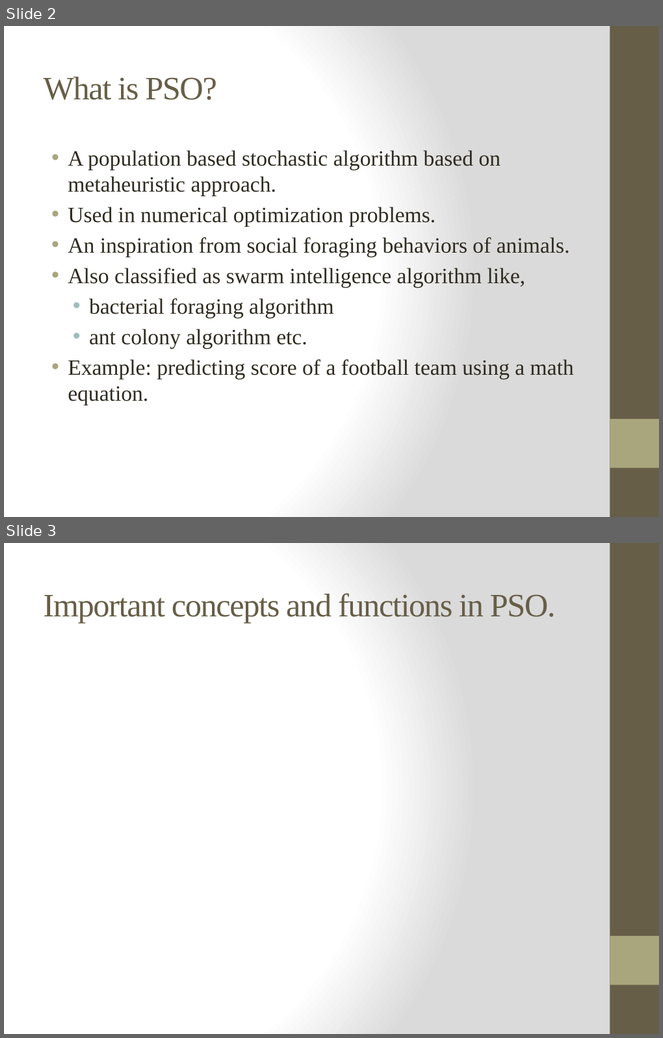
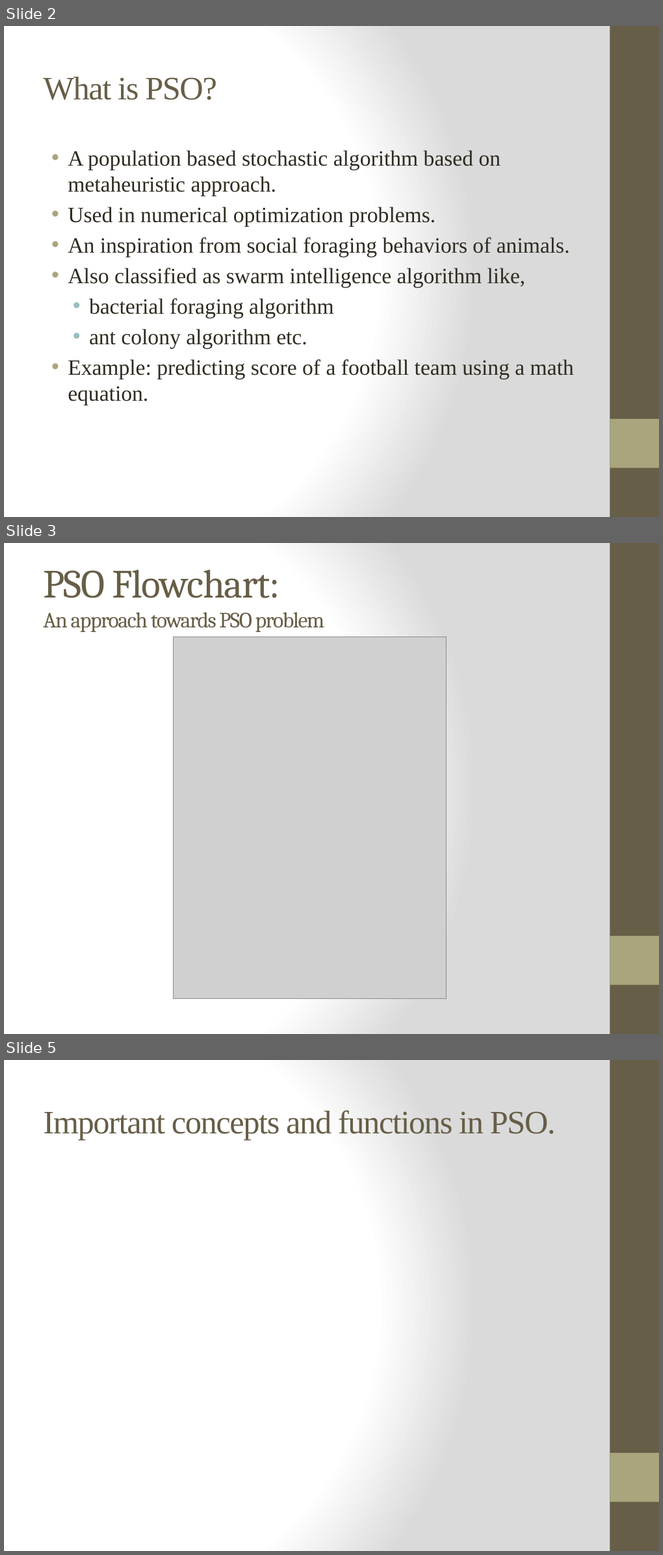
Before and after one commit to ayazhassan-courses/project-pyteam, a slide deck: Documentation/Presentation (interim demo).pptx. Shown one above the other, each under a label of ours: slides 2 and 3 before the commit, slides 2, 3 and 5 after it; the slides between them are not shown. The pictures are 663x1038 and 663x1555 pixels, drawn with LibreOffice and Linux fonts; fonts in the diff are those of the drawing; grey boxes stand for pictures. Boxes give left, top, right and bottom in pixels: in the first picture for what was removed or moved away, otherwise in the second. Text is boxed around its words. In the diff, an @@ line names an element or a change of style, - is before the commit and + after.

Commit message:
PSO algorithm and flowchart added to ppt

```diff
--- a/Documentation/Presentation (interim demo).pptx
+++ b/Documentation/Presentation (interim demo).pptx
@@ slide 3 added at [4, 543, 659, 1034], background gradient #FFFFFF to #DADADA; not listed: 2 template elements that a slide beside it also shows @@
@@ title added at [43, 570, 325, 632], 24 pt, text #675E47 @@
+PSO Flowchart:
+An approach towards PSO problem
@@ picture added at [173, 637, 446, 999] @@
@@ what was slide 3 is now slide 5 @@
```
Also in this commit, not shown: 1 slide changed, 2 other slides added.
